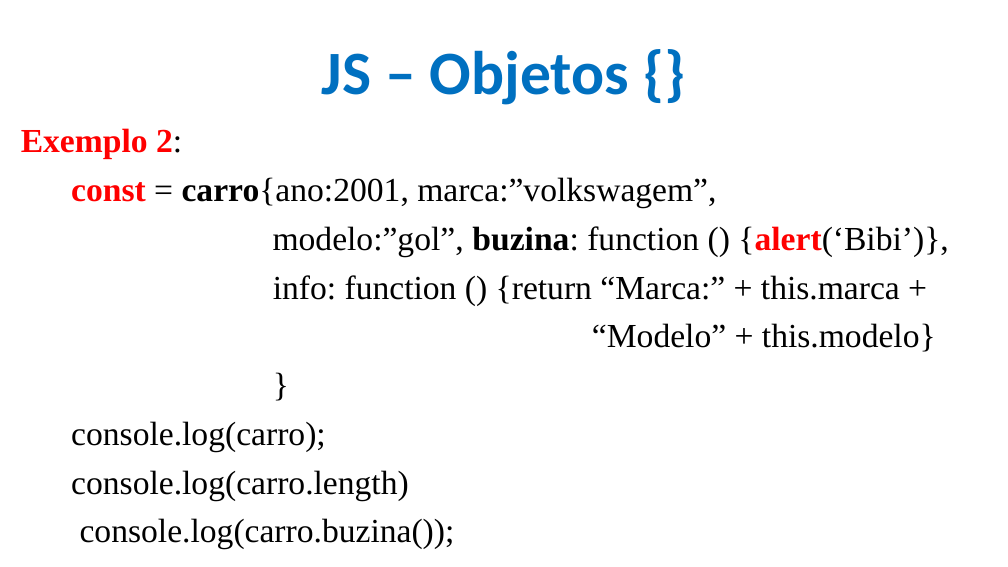
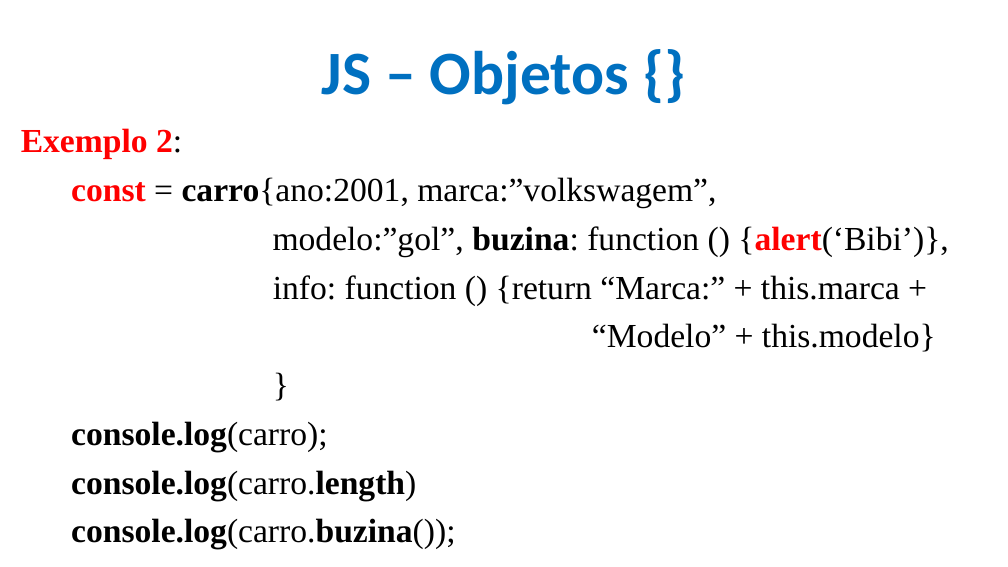
Before and after one commit to CloudEducationBrazil/WydenDesenvolvimentoWebPHP, a slide deck: slide 6 of 01 Classes/Aula 09 Desenvolvimento Web PHP - JS.pptx. Drawn at 1008x567 pixels with LibreOffice and Linux fonts; fonts in the diff are those of the drawing; background and template pictures are left out. Boxes give left, top, right and bottom in pixels: in the first picture for what was removed or moved away, otherwise in the second. Text is boxed around its words. In the diff, an @@ line names an element or a change of style, - is before the commit and + after.

```diff
--- a/01 Classes/Aula 09 Desenvolvimento Web PHP - JS.pptx
+++ b/01 Classes/Aula 09 Desenvolvimento Web PHP - JS.pptx
@@ text at [71,421,455,549]: bold on in "console.log(carro);", "console.log(carro.length)", "console.log(carro.buzina());" @@
```
Also in this commit, not shown: 18 other slides changed, 33 slides removed, 5 other files.
